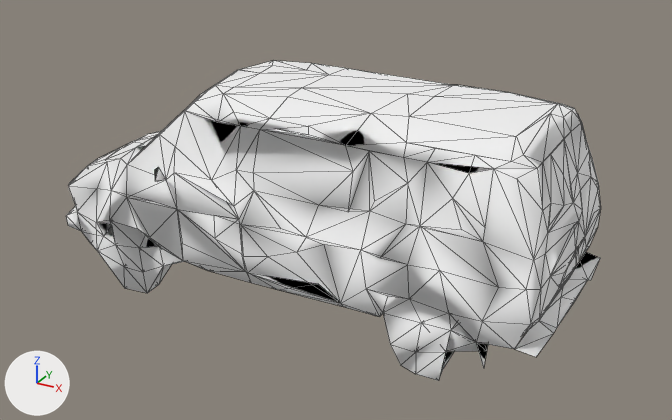
What one commit did to the glTF model crates/client/assets/props/car_minivan/mesh/car_minivan_light_p1.glb.
Camera for both pictures: a camera (50 mm lens) standing at (2.96, -5.19, 3.24) and looking at (0.13, -0.05, 0.67). Arrows for +X, +Y and +Z are at lower left; the lights stay in place. The first picture is the older version. Mesh edges are drawn as thin lines.
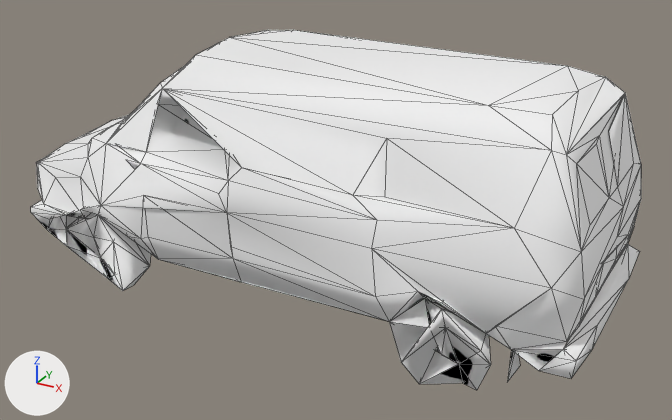
Where the change shows, as pixel boxes (x1, y1, x2, y2) in the pictures (672 x 420 px):
```json
{"object": "Mesh_0", "change": "reshaped", "before": [66, 61, 601, 381], "after": [31, 30, 641, 390], "on screen": "14% wider, 12% taller"}
```

Scene script edits in JSON lines:
```json
{"block": "me_mesh_0", "where": "# used by ob_mesh_0; location = (0.0, 0.0, 0.0)"}
{"op": "remove", "block": "me_mesh_0", "code": "me_mesh_0.from_pydata(...)  # 613 vertices, 1480 faces; spans x -1.79..1.8, y -0.86..0.86, z 0.0..1.55"}
{"op": "add", "block": "me_mesh_0", "code": "me_mesh_0.from_pydata(...)  # 434 vertices, 1053 faces; spans x -2.08..2.04, y -0.94..0.86, z 0.0..1.75"}
{"block": "me_mesh_0", "change": "me_mesh_0 part 1: the loose piece of 609 vertices spanning x -1.79..1.8, y -0.86..0.77, z 0.0..1.55 is rebuilt with 434 vertices and now spans x -2.08..2.04, y -0.94..0.86, z 0.0..1.75"}
{"block": "me_mesh_0", "change": "other edits to the shape of me_mesh_0 do not show in these pictures"}
```
